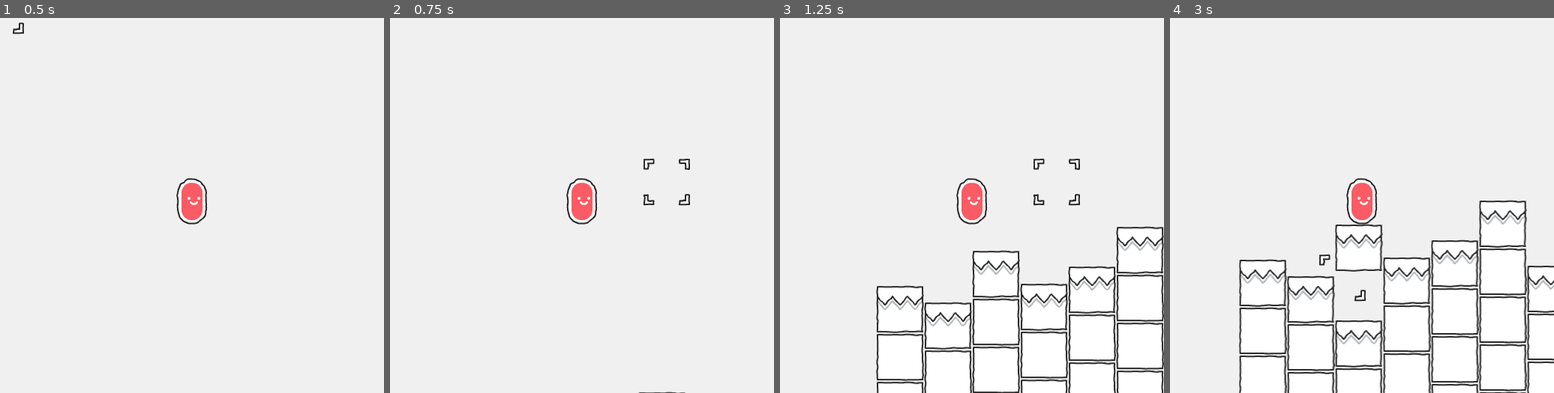
Above: before the commit, frames 1-4 (left to right).
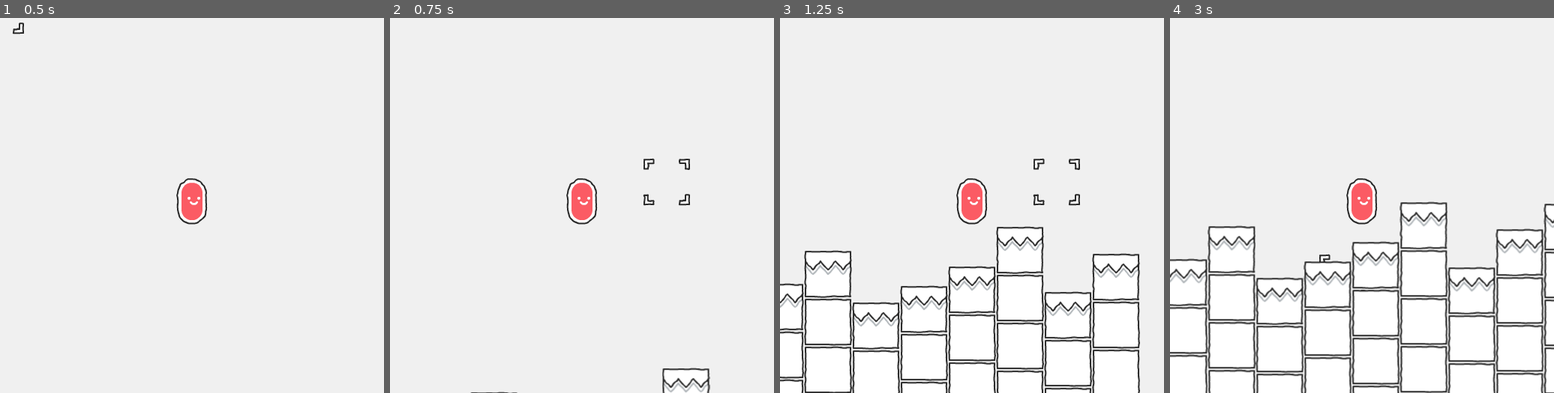
Above: after the commit, the same moments.

Repository: StarlkYT/Terrain-Generator
Game: Godot game, scene res://core/scenes/TerrainGenerator.tscn
Same seed, same stepped clock (60 frames per second), same inputs: the game is played once before the commit and once after it.
Inputs (mouse positions are in pixels of both pictures, inside the frame that each line leads up to):
- Up to frame 1 (0.5 s): no input
- Up to frame 2 (0.75 s): tap Enter at 0.5 s; move the mouse to (666, 183) at 0.52 s; press the mouse at (666, 183) at 0.53 s; hold Right (ui_right) from 0.53 s (still down)
- Up to frame 3 (1.25 s): keep holding Right (ui_right); tap Up (ui_up) at 0.77 s
- Up to frame 4 (3 s): move the mouse to (1285, 220) at 1.27 s; release the mouse at (1285, 220) at 1.28 s; click (1285, 220) at 1.35 s; tap Up (ui_up) at 1.52 s; move the mouse to (1400, 115) at 2.02 s; release Right (ui_right) at 2.03 s; press the mouse at (1400, 115) at 2.03 s; hold Left (ui_left) 2.03-2.78 s; move the mouse to (1342, 276) at 2.77 s; release the mouse at (1342, 276) at 2.78 s; hold Right (ui_right) from 2.78 s (still down); click (1342, 276) at 2.85 s

Frame 1 is identical in both runs. In frame 2, 0.4% of the frame differs, in the area x 20-84%, y 93-100%; in frame 3, 11%; in frame 4, 14%, in the area x 0-100%, y 48-100%.
Error before the commit: Attempt to call function 'is_colliding' in base 'previously freed instance' on a null instance. (res://core/scripts/utils/Block.gd:12)

Commit message:
ability to generate chunks in both direction

Diff:
--- a/core/scripts/TerrainGenerator.gd
+++ b/core/scripts/TerrainGenerator.gd
@@ -1,13 +1,14 @@
 extends Node2D
-
-# TODO: Make terrain generates in both directions
 
 var random: RandomNumberGenerator = RandomNumberGenerator.new()
 var block_scene: PackedScene = load("res://core/scenes/utils/Block.tscn")
-var distance_position_x: int
+var distance_position_right: int = 96
+var distance_position_left: int = 32
+var generate_direction: int = 1 # 0 = right, 1 = left
 var body_node: Node
 
 onready var player_raycast_right: RayCast2D = $Player/Right
+onready var player_raycast_left: RayCast2D = $Player/Left
 onready var cursor: Node2D = $Cursor
 
 func _on_Area2D2_body_entered(body: Node) -> void:
@@ -28,6 +29,11 @@
 	cursor.position.y = get_global_mouse_position().y
 	if not player_raycast_right == null:
 		if (player_raycast_right.enabled) and not (player_raycast_right.is_colliding()):
+			generate_direction = 0
+			generate_chunk()
+	if not player_raycast_left == null:
+		if (player_raycast_left.enabled) and not (player_raycast_left.is_colliding()):
+			generate_direction = 1
 			generate_chunk()
 
 func place_block(position_x: int, position_y: int) -> void:
@@ -37,8 +43,15 @@
 	block_instance.global_position.y = position_y
 
 func generate_chunk() -> void:
-	for _bar in range(4):
-		var random_position_y: int = random.randi_range(352, 480)
-		for _depth in range(8):
-			place_block(distance_position_x, (random_position_y + 64 * _depth))
-		distance_position_x += 64
+	if generate_direction == 0: # right
+		for _bar in range(4):
+			var random_position_y: int = random.randi_range(352, 480)
+			for _depth in range(8):
+				place_block(distance_position_right, (random_position_y + 64 * _depth))
+			distance_position_right += 64
+	else: # left
+		for _bar in range(4):
+			var random_position_y: int = random.randi_range(352, 480)
+			for _depth in range(8):
+				place_block(distance_position_left, (random_position_y + 64 * _depth))
+			distance_position_left -= 64
